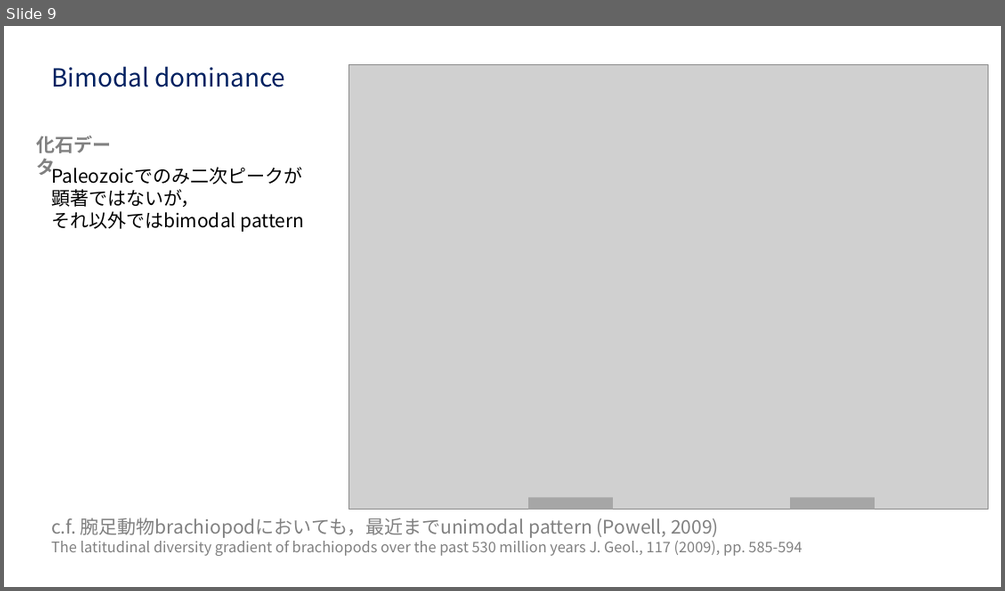
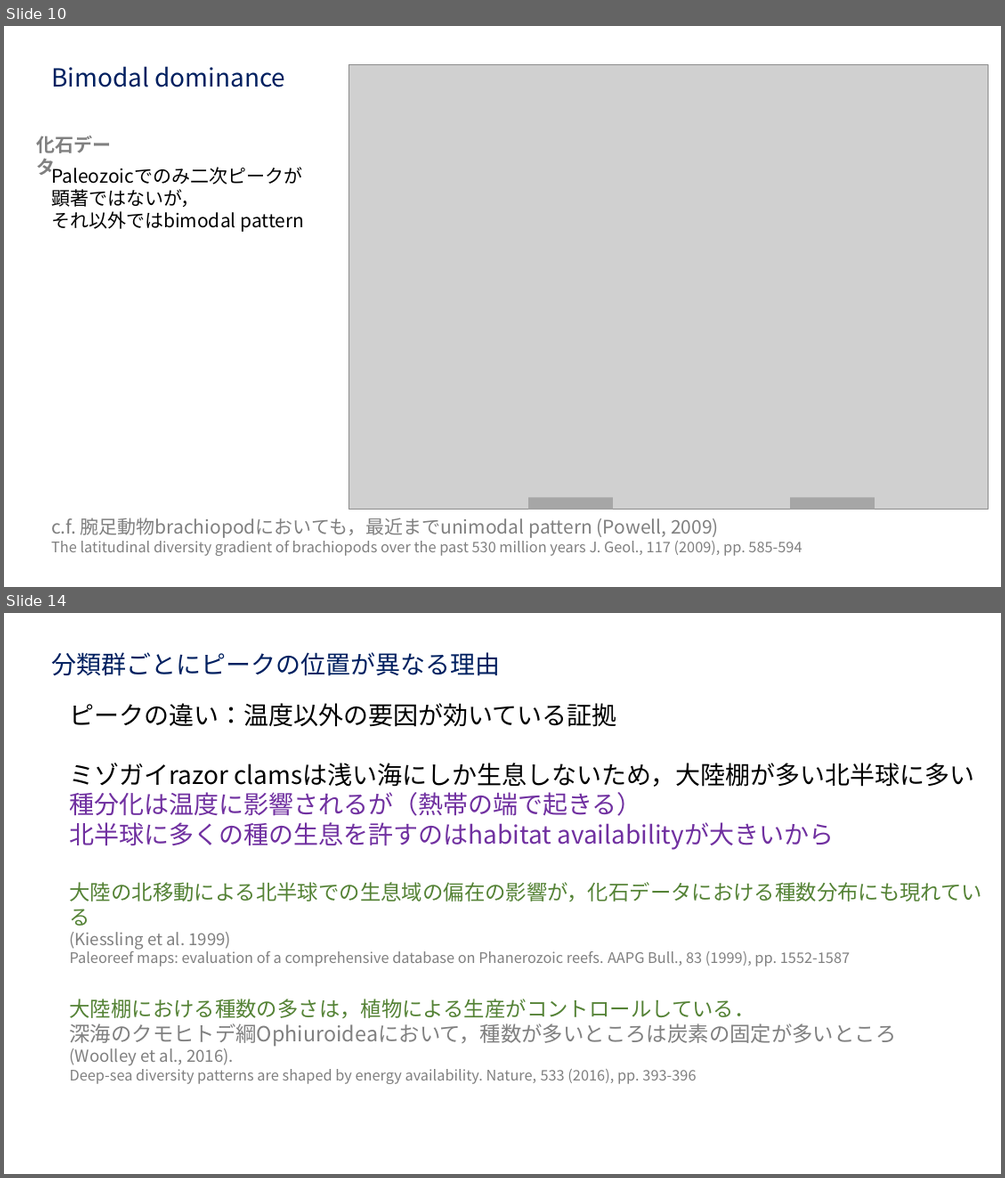
Before and after one commit to anchor200/Ronbun_yomi, a slide deck: data/Images/Chaudhary_etal_2016/Chaudhary_etal_2016.pptx. Shown one above the other, each under a label of ours: slide 9 before the commit, slides 10 and 14 after it; the slides between them are not shown. The pictures are 1005x591 and 1005x1178 pixels, drawn with LibreOffice and Linux fonts; fonts in the diff are those of the drawing; grey boxes stand for pictures. Boxes give left, top, right and bottom in pixels: in the first picture for what was removed or moved away, otherwise in the second. Text is boxed around its words. In the diff, an @@ line names an element or a change of style, - is before the commit and + after.

```diff
--- a/data/Images/Chaudhary_etal_2016/Chaudhary_etal_2016.pptx
+++ b/data/Images/Chaudhary_etal_2016/Chaudhary_etal_2016.pptx
@@ slide 14 added at bbox=[4, 613, 1001, 1174], background #FFFFFF @@
@@ text added at bbox=[51, 652, 500, 676], 24 pt, text #002060 @@
+分類群ごとにピークの位置が異なる理由
@@ text added at bbox=[70, 703, 983, 1084], 14 pt, text #808080 @@
+ピークの違い：温度以外の要因が効いている証拠
+ミゾガイrazor clamsは浅い海にしか生息しないため，大陸棚が多い北半球に多い
+種分化は温度に影響されるが（熱帯の端で起きる）
+北半球に多くの種の生息を許すのはhabitat availabilityが大きいから
+大陸の北移動による北半球での生息域の偏在の影響が，化石データにおける種数分布にも現れている
+(Kiessling et al. 1999)
+Paleoreef maps: evaluation of a comprehensive database on Phanerozoic reefs. AAPG Bull., 83 (1999), pp. 1552-1587
+大陸棚における種数の多さは，植物による生産がコントロールしている．
+深海のクモヒトデ綱Ophiuroideaにおいて，種数が多いところは炭素の固定が多いところ
+(Woolley et al., 2016).
+Deep-sea diversity patterns are shaped by energy availability. Nature, 533 (2016), pp. 393-396
@@ what was slide 9 is now slide 10 @@
```
Also in this commit, not shown: 4 slides changed, 6 other slides added, 1 slide removed, 28 other files.
